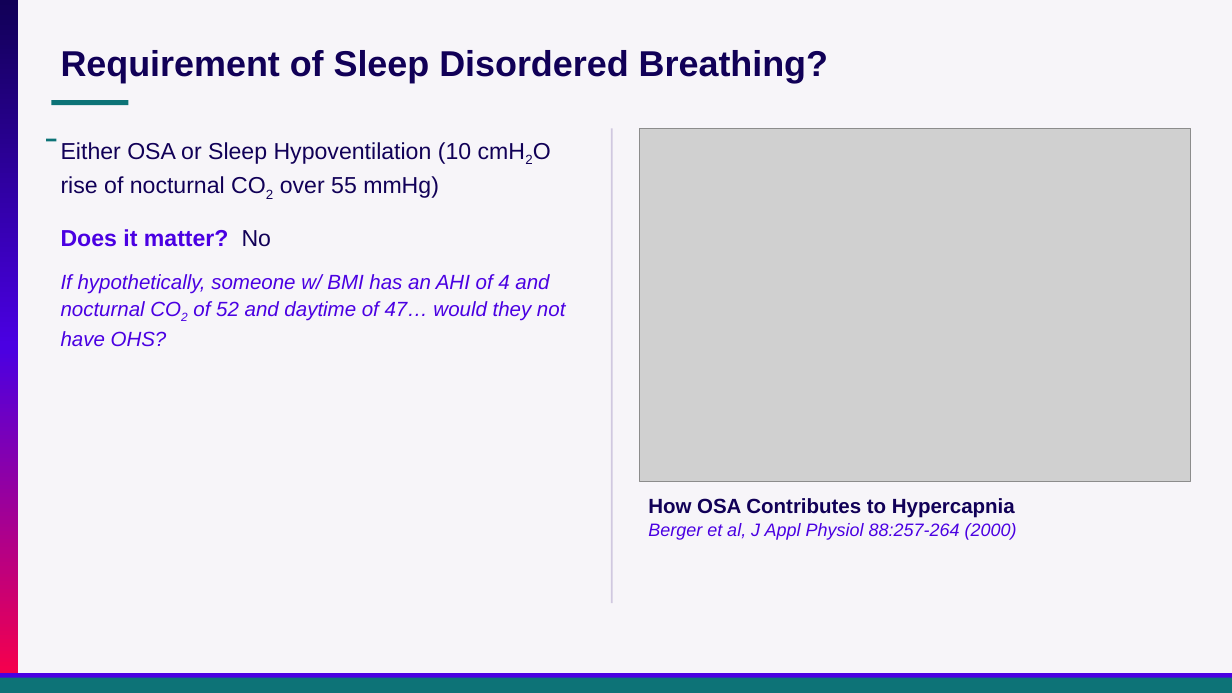
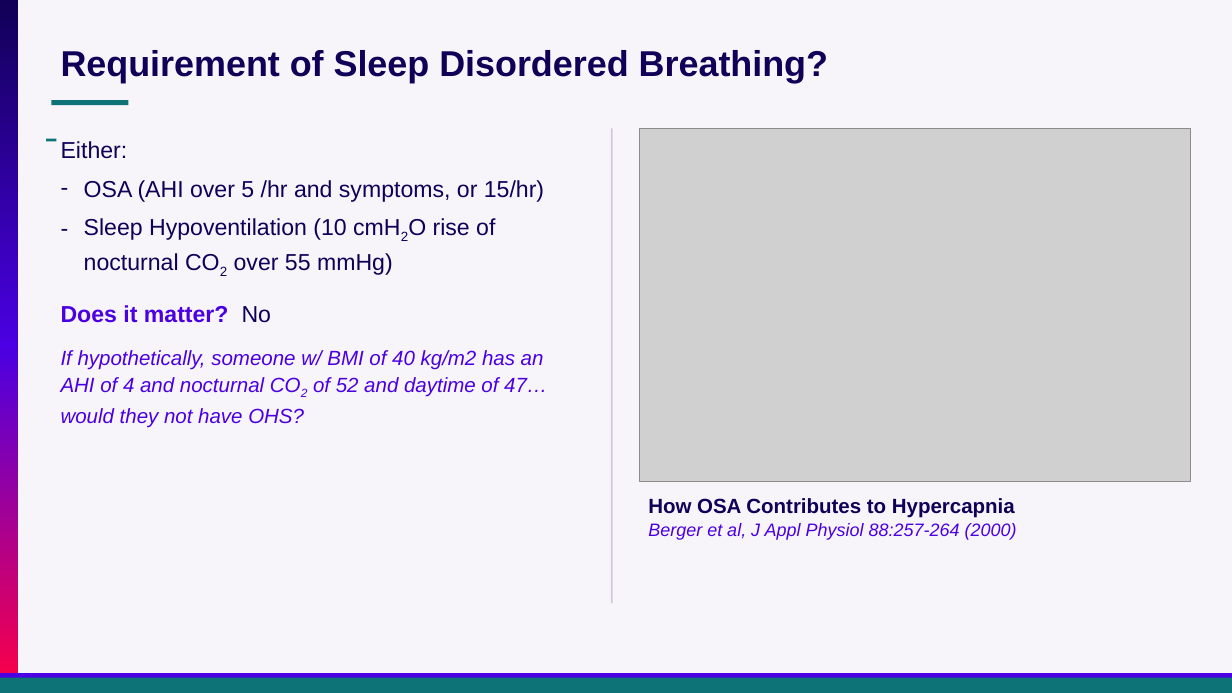
Before and after one commit to reblocke/clinical_talks, a slide deck: slide 4 of archive/Presentations/Locke Utah ACP OHS 2026.pptx. Drawn at 1232x693 pixels with LibreOffice and Linux fonts; fonts in the diff are those of the drawing; grey boxes stand for pictures. Boxes give left, top, right and bottom in pixels: in the first picture for what was removed or moved away, otherwise in the second. Text is boxed around its words. In the diff, an @@ line names an element or a change of style, - is before the commit and + after.

```diff
--- a/archive/Presentations/Locke Utah ACP OHS 2026.pptx
+++ b/archive/Presentations/Locke Utah ACP OHS 2026.pptx
@@ text at (61, 141, 544, 275): text changed @@
-Either OSA or Sleep Hypoventilation (10 cmH2O rise of nocturnal CO2 over 55 mmHg)
+Either:
+– OSA (AHI over 5 /hr and symptoms, or 15/hr)
+– Sleep Hypoventilation (10 cmH2O rise of nocturnal CO2 over 55 mmHg)
@@ text at (61, 350, 547, 428): text changed @@
-If hypothetically, someone w/ BMI has an AHI of 4 and nocturnal CO2 of 52 and daytime of 47… would they not have OHS?
+If hypothetically, someone w/ BMI of 40 kg/m2 has an AHI of 4 and nocturnal CO2 of 52 and daytime of 47… would they not have OHS?
```
Also in this commit, not shown: 25 other slides changed, 8 slides added, 7 slides removed, 1 other file.
